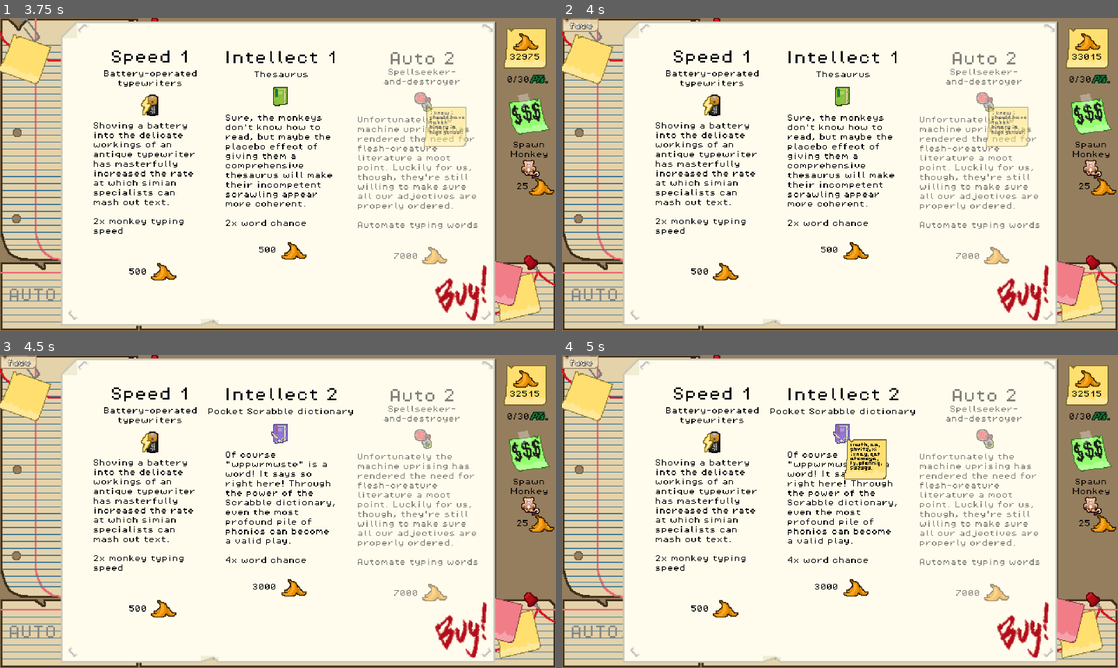
Above: before the commit, frames 1-4 (two rows, left to right).
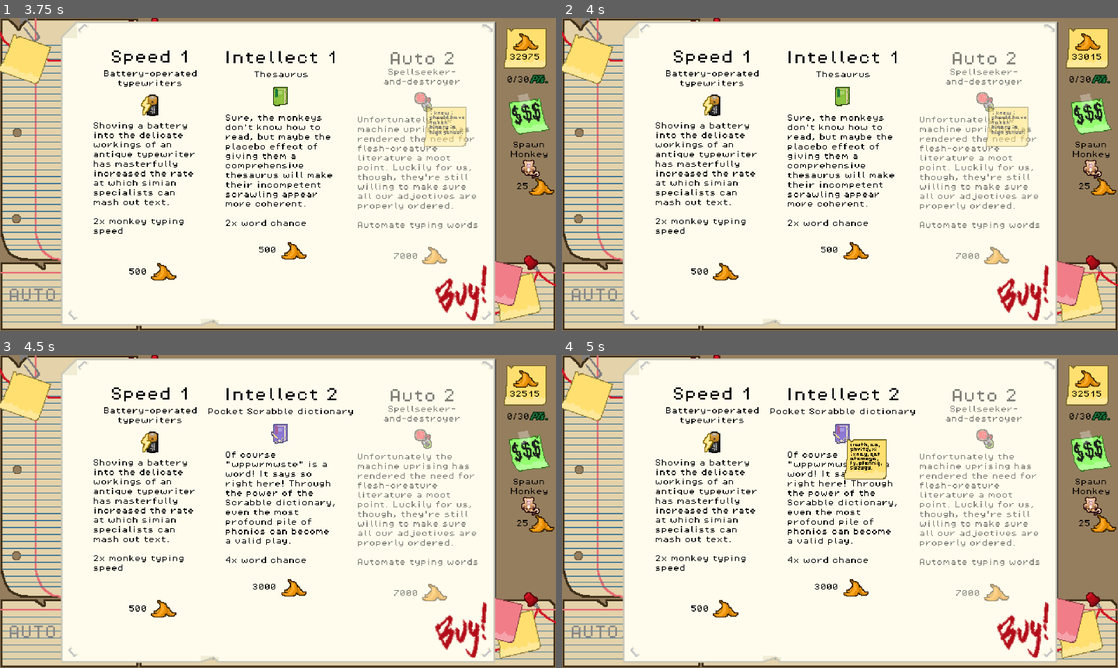
Above: after the commit, the same moments.

Repository: levienk/GMTK-Game-Jam-2024
Game: Godot game, scene res://game.tscn
Same seed, same stepped clock (60 frames per second), same inputs: the game is played once before the commit and once after it. Sound files missing from this copy of the repository are replaced by a short silence.
Inputs (mouse positions are in pixels of both pictures, inside the frame that each line leads up to):
- Up to frame 1 (3.75 s): click (72, 296) at 0.52 s; type "12" at 0.6 s; click "25" at 1.25 s; click (528, 115) at 2 s; click "3000" at 2.75 s; click "7000" at 3.5 s
- Up to frame 2 (4 s): no input
- Up to frame 3 (4.5 s): click "500" at 4.25 s
- Up to frame 4 (5 s): no input

Frame 1 is identical in both runs. In frame 2, 0.2% of the frame differs, in the area x 0-7%, y 0-5%; in frame 3, 0.2%; in frame 4, 0.2%.

Commit message:
Hide WordBox while shop is open

Diff:
--- a/word_bank.gd
+++ b/word_bank.gd
@@ -2,6 +2,11 @@
 
 @onready var WordBox = preload("res://interface/word_box.tscn")
 @onready var sfx = $CreateSFX
+
+var is_hidden = false
+
+func _ready() -> void:
+	SignalBus.shop_clicked.connect(_on_shop_clicked)
 
 func _on_line_edit_new_word_typed(word: String) -> void:
 
@@ -10,3 +15,12 @@
 	new_word_container.create(word)
 	$ScrollContainer/HFlowContainer.add_child(new_word_container)
 	$ScrollContainer/HFlowContainer.sort_children()
+
+# Hide the WordBoc so it doesn't cover the shop
+func _on_shop_clicked():
+	if is_hidden:
+		self.show()
+	else:
+		self.hide()
+
+	is_hidden = !is_hidden
--- a/word_bank.tscn
+++ b/word_bank.tscn
@@ -21,4 +21,3 @@
 [node name="CreateSFX" type="AudioStreamPlayer" parent="."]
 stream = ExtResource("3_m4jiu")
 volume_db = -22.105
-bus = &"SFX"
